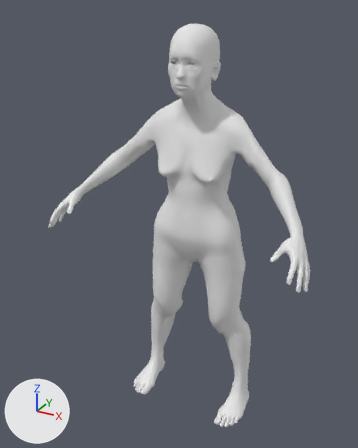
What one commit did to the glTF model game/assets/humans/goblin_female_elder.glb.
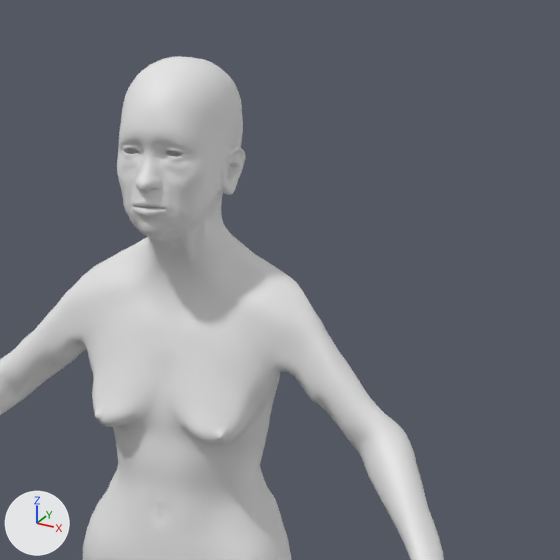
There are two pictures of each version: one whole from a 50 mm camera at (0.613, -1.27, 1.231) aimed at (-0.027, -0.105, 0.649), one close up on the part from 33% to 98% of the width and 0% to 52% of the height. Every picture has the same lights, and +X, +Y and +Z are marked at lower left. The older version's two pictures come first. Materials are left out; every surface is plain grey. Vertices at exactly the same position are counted once.

Objects in the first close-up: 'Body'.
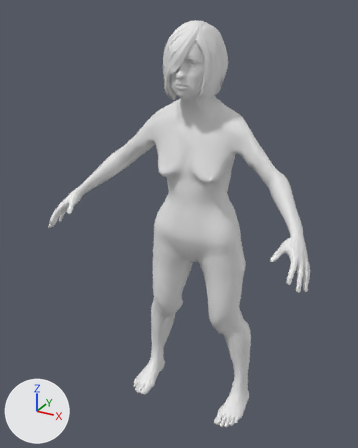
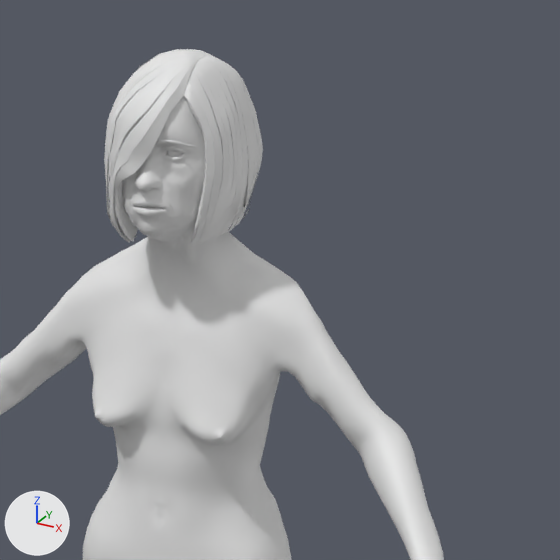
What differs and where, as boxes (x1, y1, x2, y2) in the close-ups (560 x 560 px):
'Body', reshaped: before (0, 56, 444, 560); after (0, 49, 444, 560)
part 1 of me_mesh_0, added: after (104, 49, 263, 246)

The change, as a list of edits to the scene's bpy script:
```text
Change me_mesh_0:
    used by ob_body; location = (0.0, 0.0, 0.0)
    remove me_mesh_0.from_pydata(...)  # 13380 vertices, 26756 faces; spans x -0.393..0.393, y -0.289..0.06, z 0.001..1.191
    add me_mesh_0.from_pydata(...)  # 15432 vertices, 29736 faces; spans x -0.393..0.393, y -0.289..0.06, z 0.001..1.198
    me_mesh_0 part 1: 2052 vertices added at x -0.076..0.077, y -0.159..0.019, z 1.004..1.198
```
